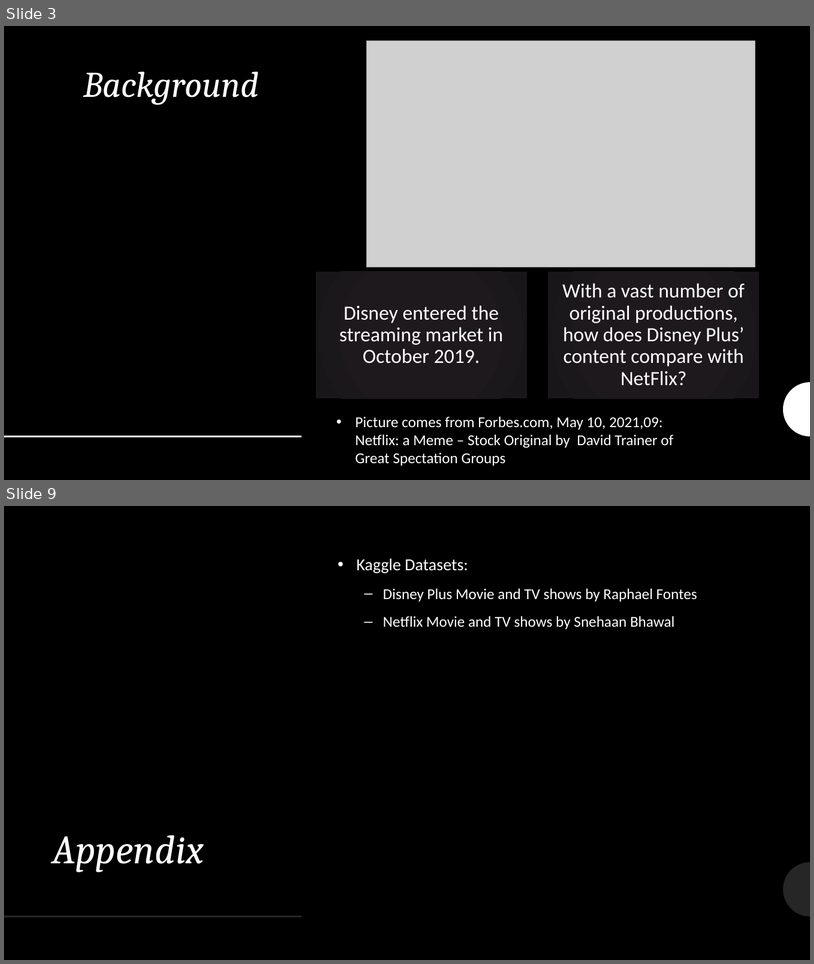
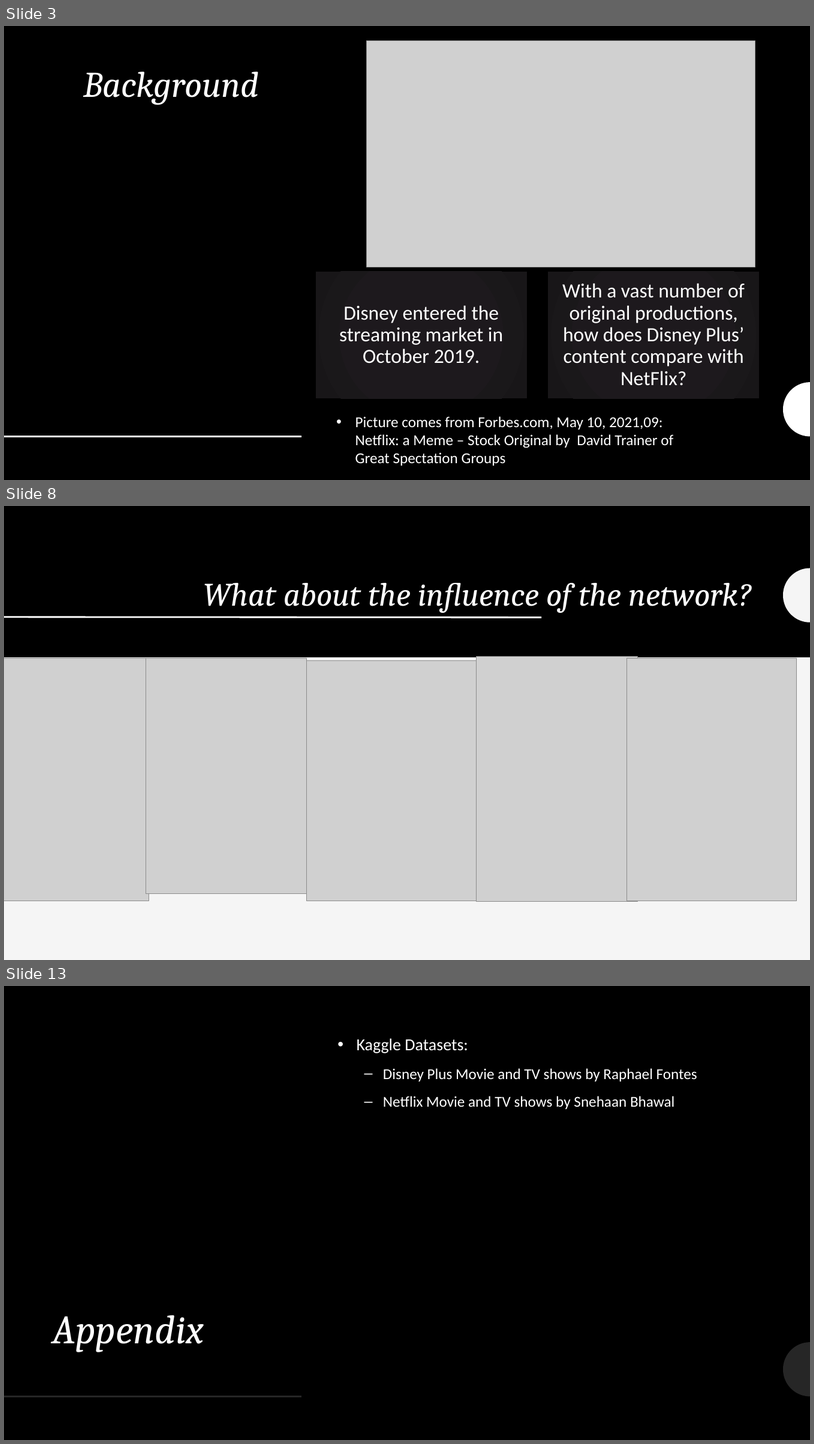
Before and after one commit to qwang27/Python_Into_Project, a slide deck: Analysis of Disney Plus Competitiveness over Netflix.pptx. Shown one above the other, each under a label of ours: slides 3 and 9 before the commit, slides 3, 8 and 13 after it; the slides between them are not shown. The pictures are 814x964 and 814x1444 pixels, drawn with LibreOffice and Linux fonts; fonts in the diff are those of the drawing; grey boxes stand for pictures. Boxes give left, top, right and bottom in pixels: in the first picture for what was removed or moved away, otherwise in the second. Text is boxed around its words. In the diff, an @@ line names an element or a change of style, - is before the commit and + after.

```diff
--- a/Analysis of Disney Plus Competitiveness over Netflix.pptx
+++ b/Analysis of Disney Plus Competitiveness over Netflix.pptx
@@ slide 8 added at [4,506,810,960], background #F5F5F5; not listed: 2 template elements that a slide beside it also shows @@
@@ rectangle added at [4,506,810,960], fill #F5F5F5 @@
@@ rectangle added at [4,506,810,657], fill #000000 @@
@@ freeform shape added at [784,568,810,623], fill #F5F5F5 @@
@@ title added at [203,583,752,613], 39 pt, text #FFFFFF, italic @@
+What about the influence of the network?
@@ line added from (4, 617) to (542, 618), #FFFFFF 2 pt @@
@@ picture added at [4,658,149,901] @@
@@ picture added at [146,658,306,893] @@
@@ picture added at [307,661,485,901] @@
@@ picture added at [477,656,638,901] @@
@@ picture added at [627,658,797,901] @@
@@ what was slide 9 is now slide 13 @@
```
Also in this commit, not shown: 3 slides changed, 5 other slides added, 2 slides removed, 3 other files.
